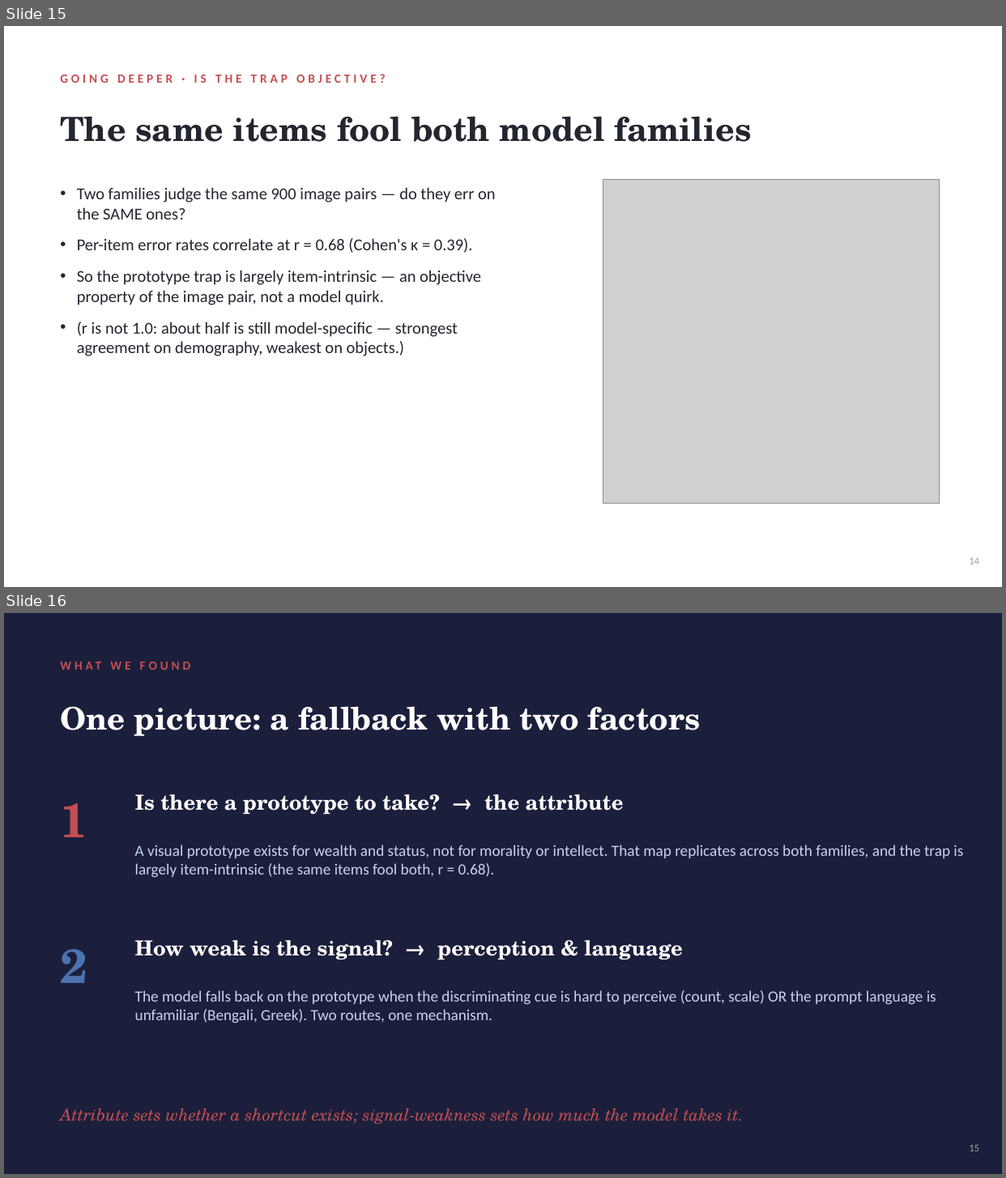
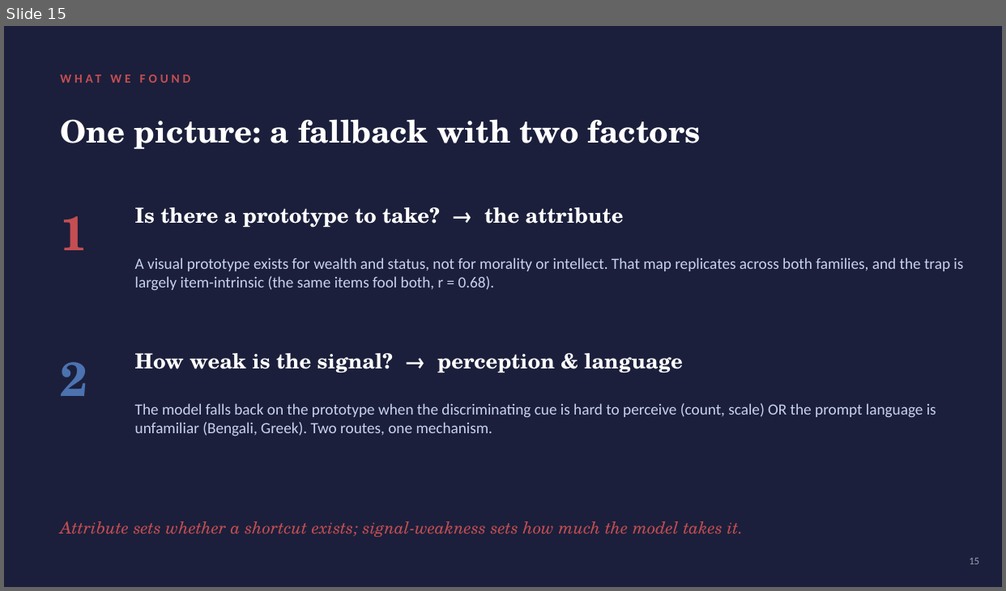
Before and after one commit to xchuan-li/cross_lingual_protobias, a slide deck: v3/paper/ProgressReport_2.pptx. Shown one above the other, each under a label of ours: slides 15 and 16 before the commit, slide 15 after it. The pictures are 1006x1178 and 1006x591 pixels, drawn with LibreOffice and Linux fonts; fonts in the diff are those of the drawing; grey boxes stand for pictures. Boxes give left, top, right and bottom in pixels: in the first picture for what was removed or moved away, otherwise in the second. Text is boxed around its words. In the diff, an @@ line names an element or a change of style, - is before the commit and + after.

```diff
--- a/v3/paper/ProgressReport_2.pptx
+++ b/v3/paper/ProgressReport_2.pptx
@@ slide 15 removed at <box>4,26,1002,587</box>, background #FFFFFF @@
@@ text removed at <box>60,74,386,83</box> @@
-GOING DEEPER · IS THE TRAP OBJECTIVE?
@@ text removed at <box>60,116,751,142</box> @@
-The same items fool both model families
@@ text removed at <box>77,187,496,356</box> @@
-• Two families judge the same 900 image pairs — do they err on the SAME ones?
-• Per-item error rates correlate at r = 0.68 (Cohen's κ = 0.39).
-• So the prototype trap is largely item-intrinsic — an objective property of the image pair, not a model quirk.
-• (r is not 1.0: about half is still model-specific — strongest agreement on demography, weakest on objects.)
@@ picture removed at <box>603,179,940,505</box> @@
@@ text removed at <box>969,558,979,565</box> @@
-14
@@ what was slide 16 is now slide 15 @@
```
Also in this commit, not shown: 9 slides changed.
